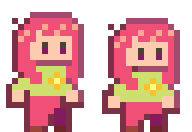
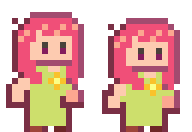
Layered file, before and after one edit (192x132). Changes by layer:
added layer "Layer 4" above "Layer 2" over [12, 66, 174, 126]
added layer "Layer 2" above "hair leg" over [24, 66, 138, 84]
painted on "hair leg" over [24, 66, 174, 126]
painted on "shirt" over [66, 72, 156, 96]
painted on "light outline" over [24, 66, 174, 90]
painted on "dark outline" over [18, 66, 138, 84]
painted on "eye bottom" over [30, 66, 162, 126]
